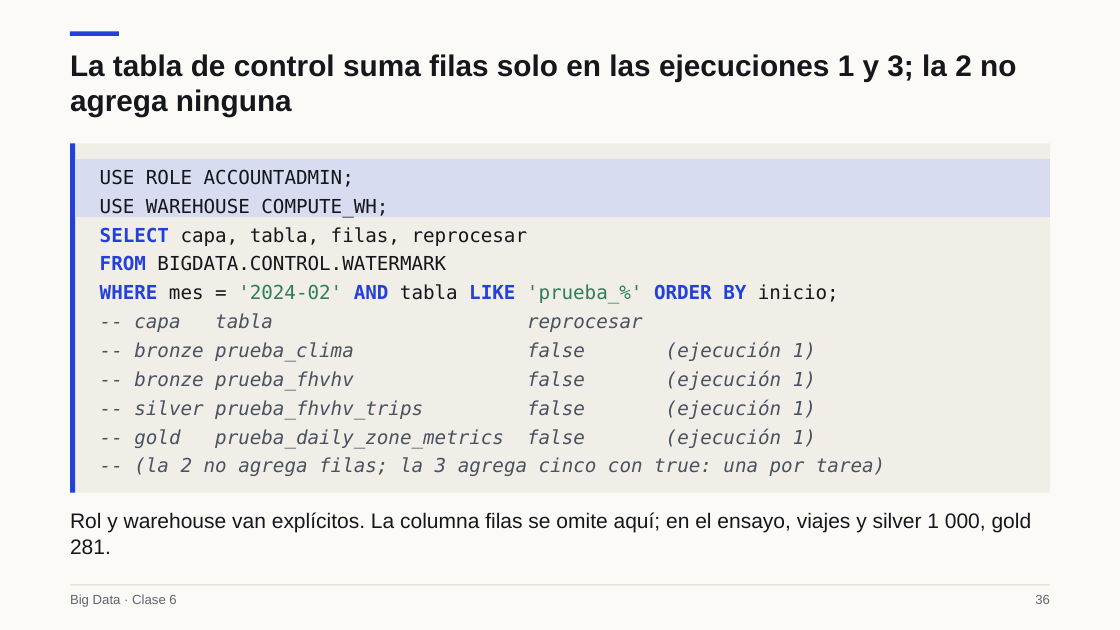
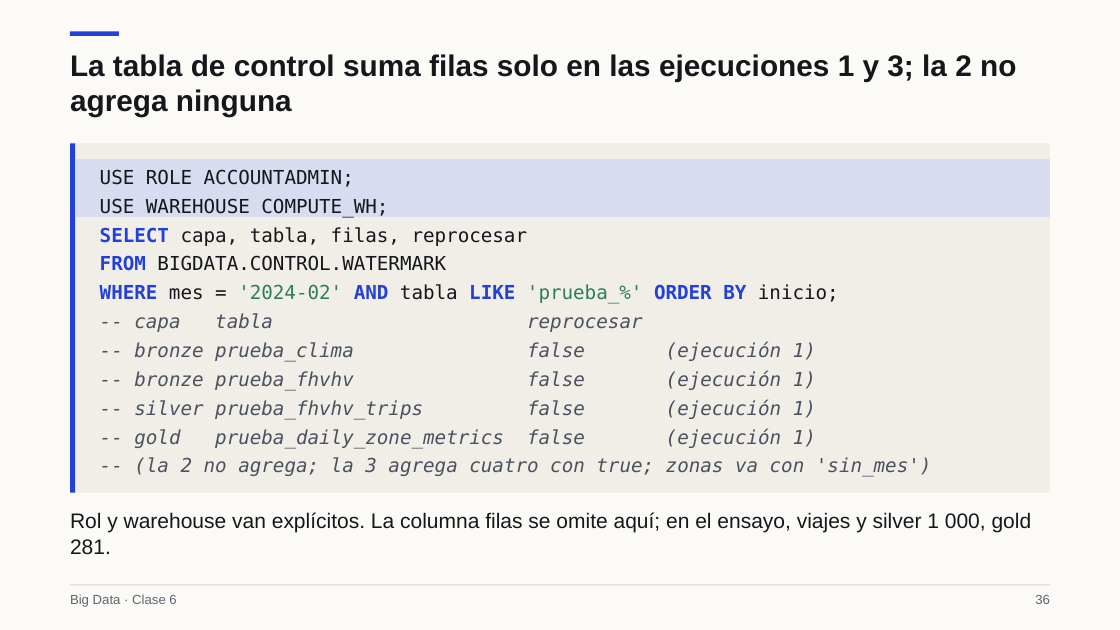
Before and after one commit to Apaezc/bigdata-udem-2026, a slide deck: slide 36 of curso/clase06/deck/slides.pptx. Drawn at 1120x630 pixels with LibreOffice and Linux fonts; fonts in the diff are those of the drawing. Boxes give left, top, right and bottom in pixels: in the first picture for what was removed or moved away, otherwise in the second. Text is boxed around its words. In the diff, an @@ line names an element or a change of style, - is before the commit and + after.

```diff
--- a/curso/clase06/deck/slides.pptx
+++ b/curso/clase06/deck/slides.pptx
@@ text at bbox=[134, 457, 932, 477]: text changed @@
--- (la 2 no agrega filas; la 3 agrega cinco con true: una por tarea)
+-- (la 2 no agrega; la 3 agrega cuatro con true; zonas va con 'sin_mes')
```
Also in this commit, not shown: 8 other slides changed, 4 other files.
